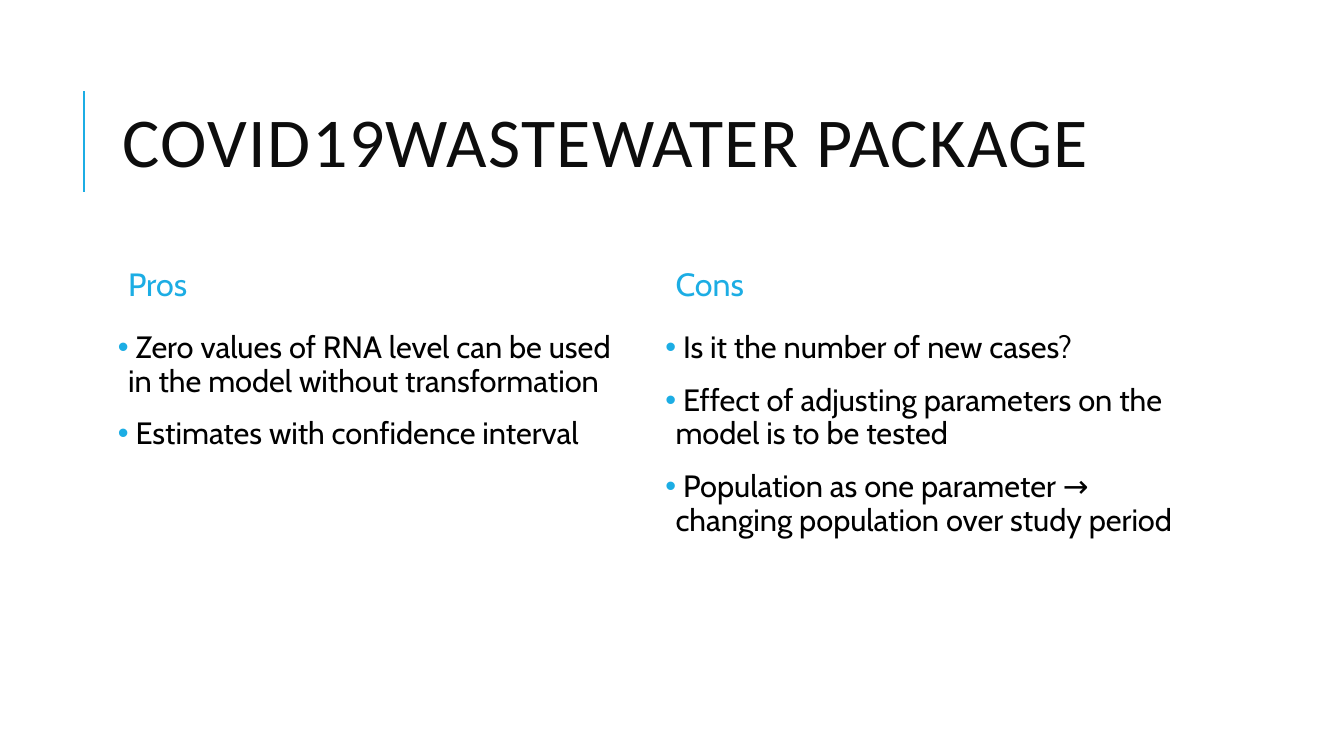
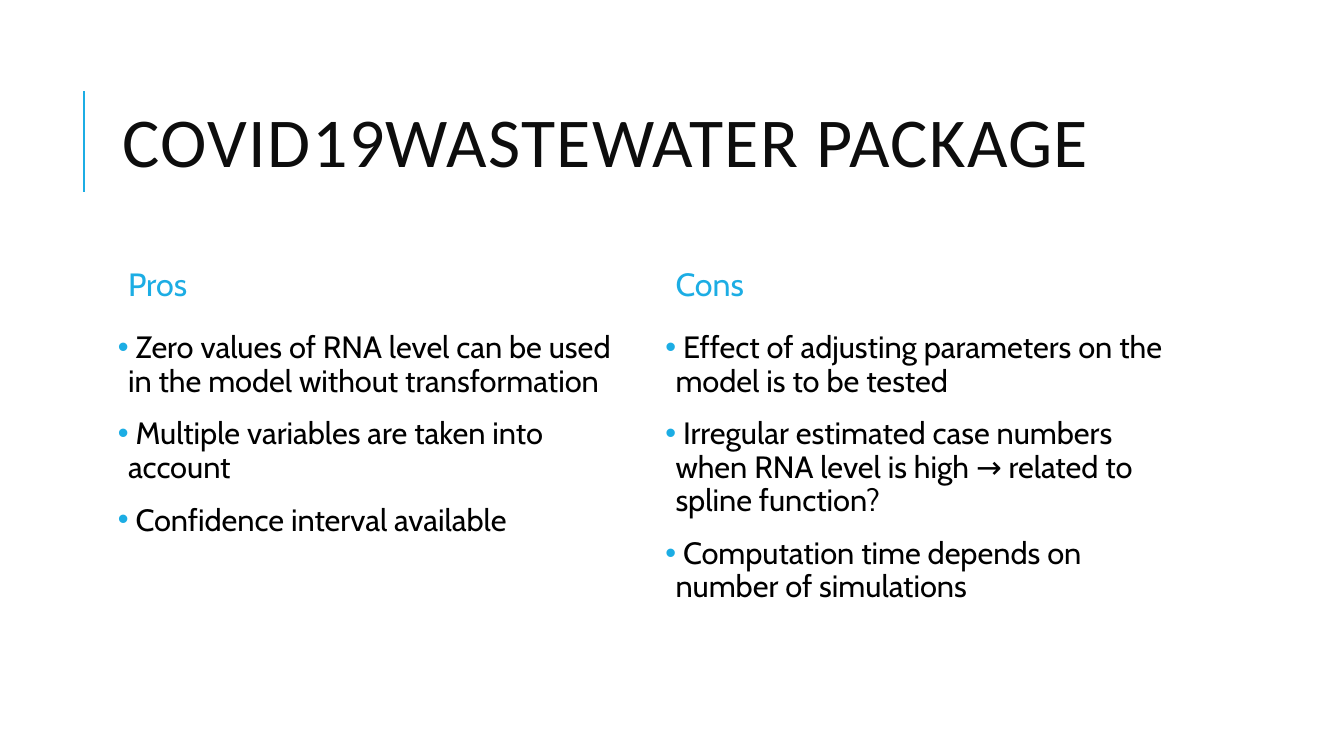
Before and after one commit to florencema1/rtestww, a slide deck: slide 16 of Presentation 1.pptx (slide 14 before the commit). Drawn at 1344x756 pixels with LibreOffice and Linux fonts; fonts in the diff are those of the drawing. Boxes give left, top, right and bottom in pixels: in the first picture for what was removed or moved away, otherwise in the second. Text is boxed around its words. In the diff, an @@ line names an element or a change of style, - is before the commit and + after.

```diff
--- a/Presentation 1.pptx
+++ b/Presentation 1.pptx
@@ text at box(683, 335, 1072, 359): paragraph removed @@
-• Is it the number of new cases?
@@ text at box(128, 421, 543, 532): text changed @@
-• Estimates with confidence interval
+• Multiple variables are taken into account
+• Confidence interval available
@@ text at box(676, 421, 1132, 598): text changed @@
-• Population as one parameter → changing population over study period
+• Irregular estimated case numbers when RNA level is high → related to spline function?
+• Computation time depends on number of simulations
```
Also in this commit, not shown: 9 other slides changed, 2 slides added, 15 other files.
